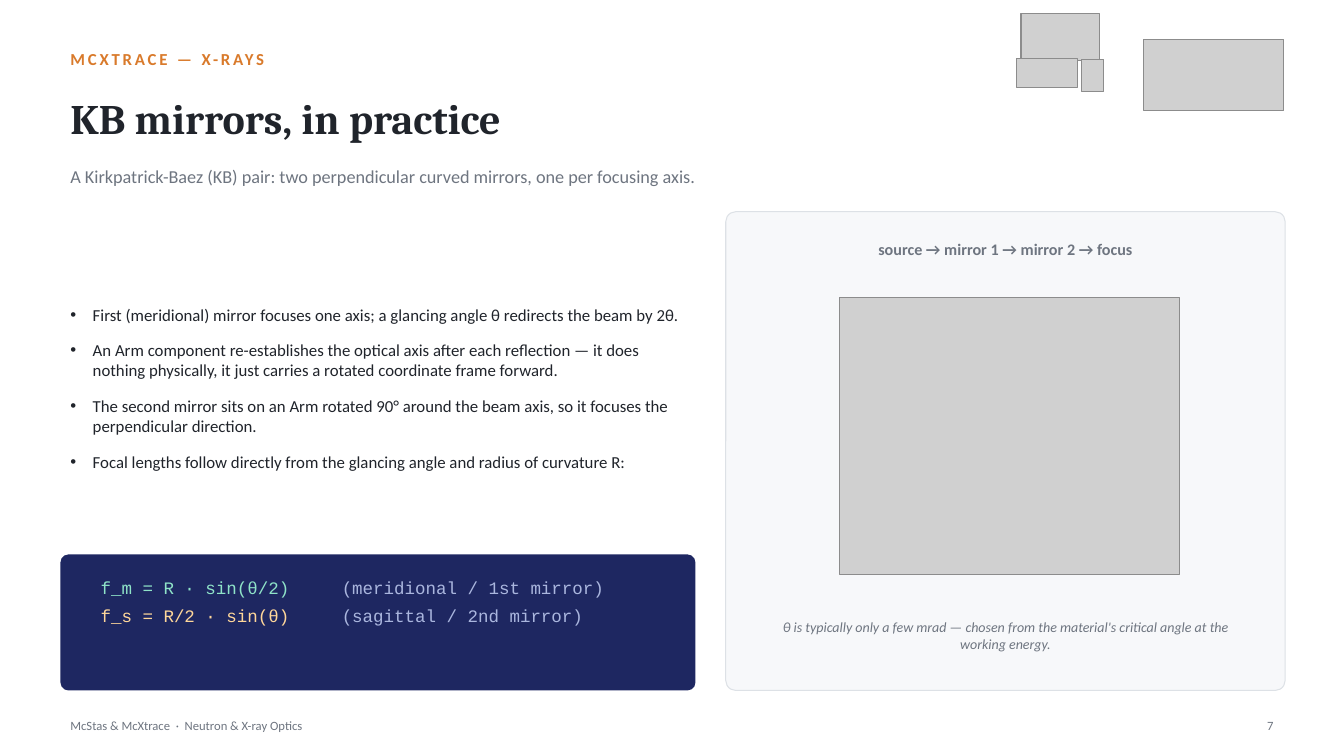
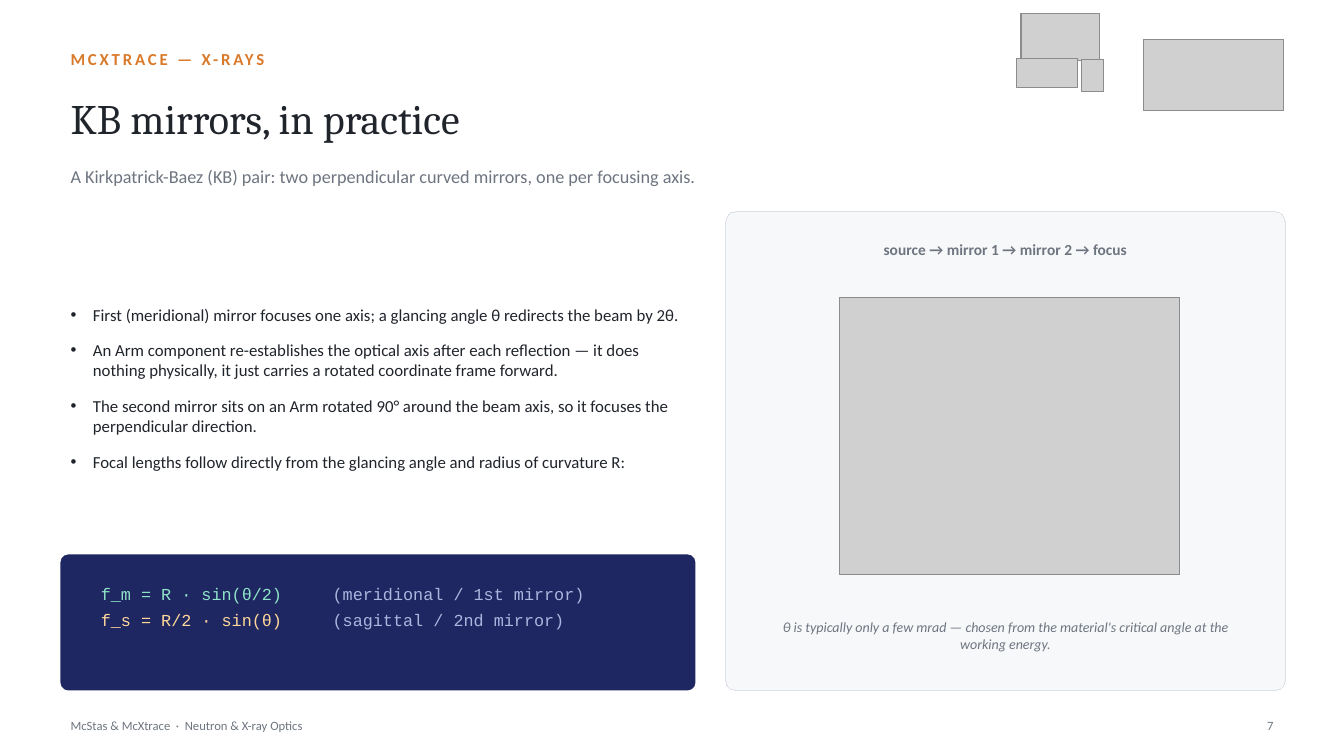
Before and after one commit to mccode-dev/PaNRAID, a slide deck: slide 7 of 22_September_Tuesday/03_morning_sources_detectors/Optics/McStas_McXtrace_Optics.pptx. Drawn at 1344x756 pixels with LibreOffice and Linux fonts; fonts in the diff are those of the drawing; grey boxes stand for pictures. Boxes give left, top, right and bottom in pixels: in the first picture for what was removed or moved away, otherwise in the second. Text is boxed around its words. In the diff, an @@ line names an element or a change of style, - is before the commit and + after.

```diff
--- a/22_September_Tuesday/03_morning_sources_detectors/Optics/McStas_McXtrace_Optics.pptx
+++ b/22_September_Tuesday/03_morning_sources_detectors/Optics/McStas_McXtrace_Optics.pptx
@@ text "KB mirrors, in practice" at [71,106,460,143]: bold off @@
@@ text "source → mirror 1 → ..." at [884,244,1127,255]: size 11.5 to 11 pt @@
@@ text at [101,588,585,630]: text changed; size 12.5 to 12 pt @@
-f_m = R · sin(θ/2) (meridional / 1st mirror)
-f_s = R/2 · sin(θ) (sagittal / 2nd mirror)
+f_m = R · sin(θ/2) (meridional / 1st mirror)
+f_s = R/2 · sin(θ) (sagittal / 2nd mirror)
```
Also in this commit, not shown: 16 other slides changed, 1 other file.
